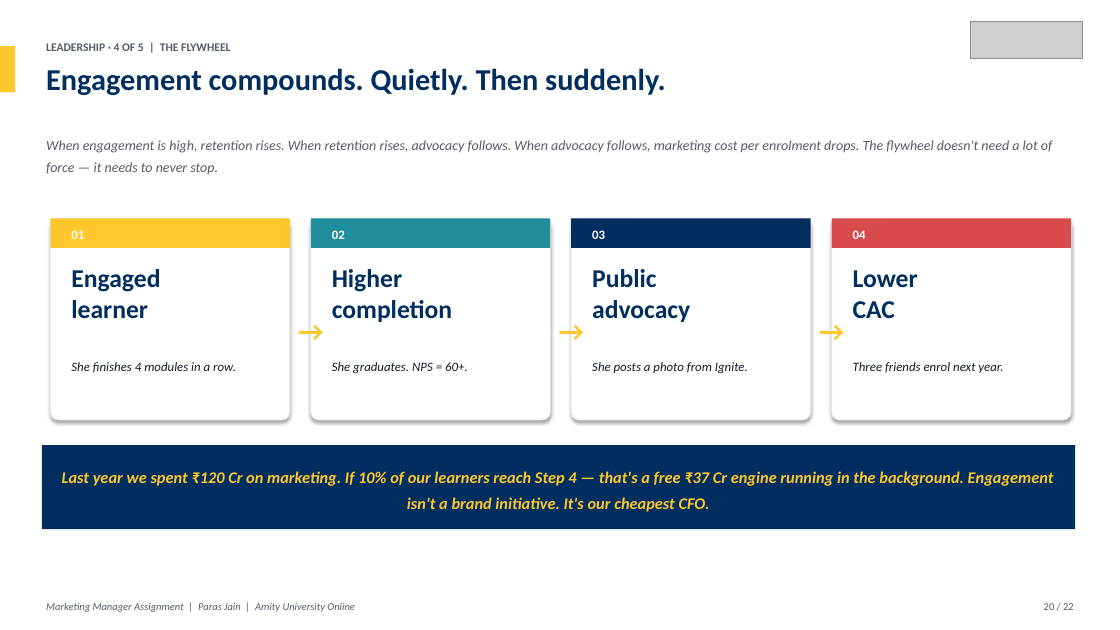
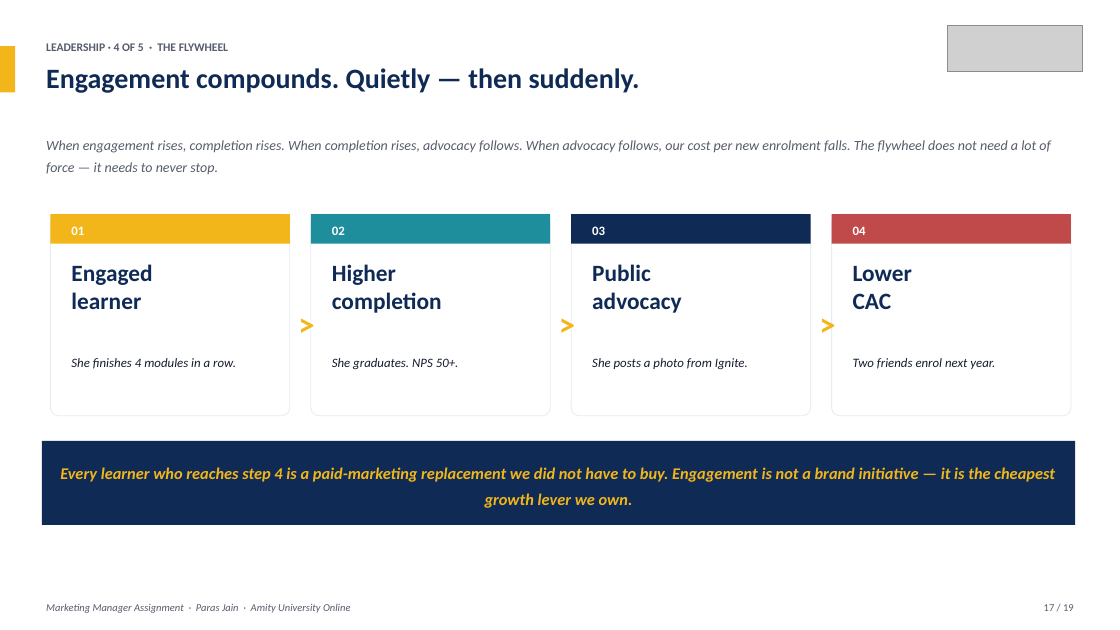
Before and after one commit to parasjain10/amity-marketing-manager-assignment, a slide deck: slide 17 of Amity_Online_Marketing_Manager_Assignment_Paras_Jain.pptx (slide 20 before the commit). Drawn at 1120x630 pixels with LibreOffice and Linux fonts; fonts in the diff are those of the drawing; grey boxes stand for pictures. Boxes give left, top, right and bottom in pixels: in the first picture for what was removed or moved away, otherwise in the second. Text is boxed around its words. In the diff, an @@ line names an element or a change of style, - is before the commit and + after.

Commit message:
Rewrite deck for realism, verifiable facts, and phased <=Rs1cr asks
Major changes after author review:
- Replace logo with the official Amity University Online lockup. On dark
  backgrounds the logo sits on a white rounded plate so the navy text
  remains legible.
- Update learner count from 80,000+ to 2,50,000+ (current official figure
  on amityonline.com).
- Remove fabricated industry statistics and citations (ProductGrowth.in,
  mbaken.com, edinindia.com, Mailmodo benchmark, US 28% retention pilot).
  Where a number stays, it is now labelled "modelled, to be validated".
- Remove name-dropped hiring partners and celebrity speakers we cannot
  guarantee. Replace with "select hiring partners" / "in-house faculty".
- Replace fictional employee "Aastha Sehgal" in launch email with the
  Amity Online Marketing team. LinkedIn post stays signed by Mr. Ajit
  Chauhan, who is the actual Chairman of Amity University Online.
- Reframe the leadership ask. Original asked for one big budget; now
  three phases, each <= Rs 1 crore, each gated on prior outcomes:
    - Phase 1 (days 0-90, <=Rs 85L): diagnose + small pilots
    - Phase 2 (months 4-9, <=Rs 95L): scale what worked
    - Phase 3 (months 10-12, <=Rs 90L): institutionalise
  Total ~Rs 2.7 cr, never asked together.
- Shrink Amity Ignite from 4 batches/year * 400 learners to a Cohort 0
  pilot: 1 day, 100 learners, on the existing Noida campus, no flights,
  no embroidered jackets, no celebrity speakers. ~Rs 35L pilot cost.
- Add a Plain-English Glossary card on the approach slide. Every
  acronym in the deck is defined in one place (CAC, LTV, NPS, KPI,
  LMS, AMA, MAU, MQL).
- Name the marketing frameworks I am using on the approach slide:
  Jobs-to-be-Done, AARRR funnel, 70-20-10 budget rule, North Star
  Metric (Active Learner Score), Sean Ellis 'Aha Moment'.
- Tighten brochure from 12 to 8 pages. Drop physical mailing of jacket
  buttons; physical print only at on-campus events. Costed at ~Rs 35
  per brochure.
- Each of the five new initiatives (Onboard 7-Day Sprint, Ignite Cohort
  0, Champions, Cohort Circles, Capstone-to-Career) now carries cost in
  lakhs, KPI, owner, and a kill-criterion.
- Combine community + advocacy + referrals into one connected slide.
- Plain language throughout (target: a class-11 student can follow
  every slide without prior marketing context).

```diff
--- a/Amity_Online_Marketing_Manager_Assignment_Paras_Jain.pptx
+++ b/Amity_Online_Marketing_Manager_Assignment_Paras_Jain.pptx
@@ picture: place and size @@
-picture at <box>970,21,1082,59</box>
+picture at <box>948,25,1082,71</box>
@@ rectangle at <box>0,46,15,92</box>: fill #FFC72C to #F2B61A @@
@@ text at <box>46,43,228,51</box>: text changed @@
-LEADERSHIP · 4 OF 5 | THE FLYWHEEL
+LEADERSHIP · 4 OF 5 · THE FLYWHEEL
@@ text at <box>46,68,640,93</box>: text changed; size 26 to 24 pt; text colour #002E5E to #0E2A55 @@
-Engagement compounds. Quietly. Then suddenly.
+Engagement compounds. Quietly — then suddenly.
@@ text at <box>46,140,1050,174</box>: text changed @@
-When engagement is high, retention rises. When retention rises, advocacy follows. When advocacy follows, marketing cost per enrolment drops. The flywheel doesn't need a lot of force — it needs to never stop.
+When engagement rises, completion rises. When completion rises, advocacy follows. When advocacy follows, our cost per new enrolment falls. The flywheel does not need a lot of force — it needs to never stop.
@@ rectangle at <box>50,214,290,244</box>: fill #FFC72C to #F2B61A @@
@@ rectangle at <box>571,214,811,244</box>: fill #002E5E to #0E2A55 @@
@@ 5 rectangles, 4 rounded rectangles, 2 texts: place and size @@
-5 rectangles, 4 rounded rectangles, 2 texts at <box>42,218,1075,529</box>
+5 rectangles, 4 rounded rectangles, 2 texts at <box>42,214,1075,525</box>
@@ shadow off in 4 elements at <box>50,214,290,416</box>, <box>311,214,550,416</box>, <box>571,214,811,416</box>, <box>832,214,1071,416</box> @@
@@ rectangle at <box>832,214,1071,244</box>: fill #D94A4A to #C04A4A @@
@@ line spacing 1.15 to 1.2 in 4 elements at <box>71,226,84,235</box>, <box>332,226,345,235</box>, <box>592,226,605,235</box>, <box>853,226,866,235</box> @@
@@ size 22 to 20 pt, text colour #002E5E to #0E2A55 in 4 elements at <box>71,264,152,309</box>, <box>332,264,442,313</box>, <box>592,264,681,313</box>, <box>853,266,912,309</box> @@
@@ text at <box>294,302,319,336</box>: text changed; size 24 to 28 pt; text colour #FFC72C to #F2B61A @@
-→
+>
@@ text at <box>555,302,580,336</box>: text changed; size 24 to 28 pt; text colour #FFC72C to #F2B61A @@
-→
+>
@@ text at <box>815,302,840,336</box>: text changed; size 24 to 28 pt; text colour #FFC72C to #F2B61A @@
-→
+>
@@ text at <box>332,358,459,369</box>: text changed @@
-She graduates. NPS = 60+.
+She graduates. NPS 50+.
@@ text at <box>853,358,995,369</box>: text changed @@
-Three friends enrol next year.
+Two friends enrol next year.
@@ rectangle at <box>42,441,1075,525</box>: fill #002E5E to #0E2A55 @@
@@ text at <box>60,467,1055,508</box>: text changed; text colour #FFC72C to #F2B61A @@
-Last year we spent ₹120 Cr on marketing. If 10% of our learners reach Step 4 — that's a free ₹37 Cr engine running in the background. Engagement isn't a brand initiative. It's our cheapest CFO.
+Every learner who reaches step 4 is a paid-marketing replacement we did not have to buy. Engagement is not a brand initiative — it is the cheapest growth lever we own.
@@ text at <box>46,604,351,613</box>: text changed @@
-Marketing Manager Assignment | Paras Jain | Amity University Online
+Marketing Manager Assignment · Paras Jain · Amity University Online
@@ text at <box>1044,604,1074,611</box>: text changed @@
-20 / 22
+17 / 19
```
Also in this commit, not shown: 11 other slides changed, 7 slides added, 10 slides removed.
